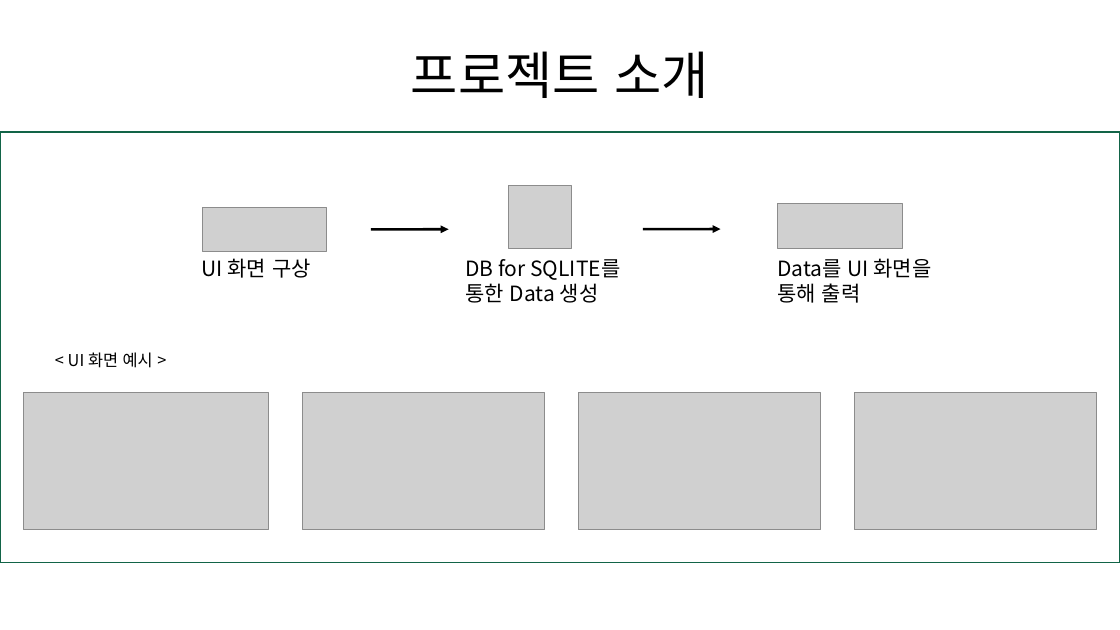
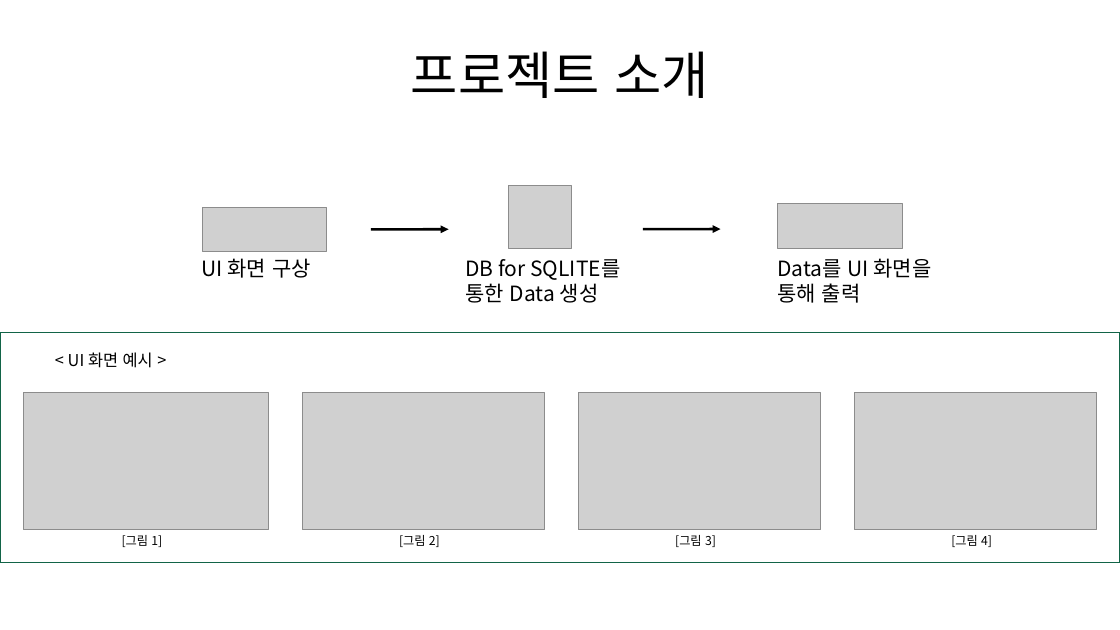
Before and after one commit to ssufunny/Internship-2022Winter, a slide deck: slide 2 of ubifarm.pptx. Drawn at 1120x630 pixels with LibreOffice and Linux fonts; fonts in the diff are those of the drawing; grey boxes stand for pictures. Boxes give left, top, right and bottom in pixels: in the first picture for what was removed or moved away, otherwise in the second. Text is boxed around its words. In the diff, an @@ line names an element or a change of style, - is before the commit and + after.

```diff
--- a/ubifarm.pptx
+++ b/ubifarm.pptx
@@ rectangle resized from (x1=0, y1=133, x2=1120, y2=563) to (x1=0, y1=333, x2=1120, y2=563) @@
@@ text added at (x1=122, y1=535, x2=162, y2=547), 10.5 pt, text #000000 @@
+[그림 1]
@@ text added at (x1=399, y1=535, x2=440, y2=547), 10.5 pt, text #000000 @@
+[그림 2]
@@ text added at (x1=675, y1=535, x2=716, y2=547), 10.5 pt, text #000000 @@
+[그림 3]
@@ text added at (x1=951, y1=535, x2=992, y2=547), 10.5 pt, text #000000 @@
+[그림 4]
```
Also in this commit, not shown: 4 other slides changed, 7 other files.
